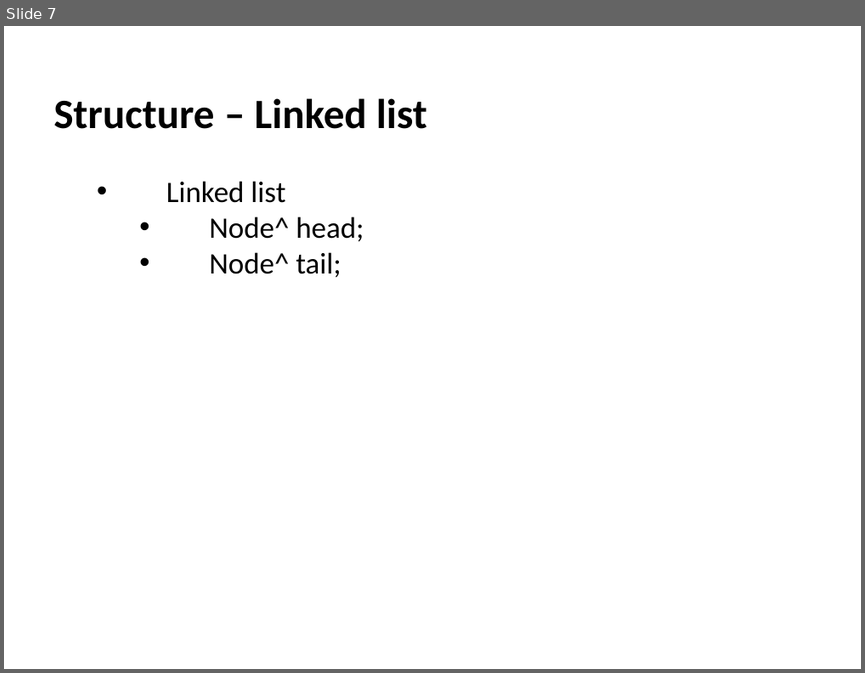
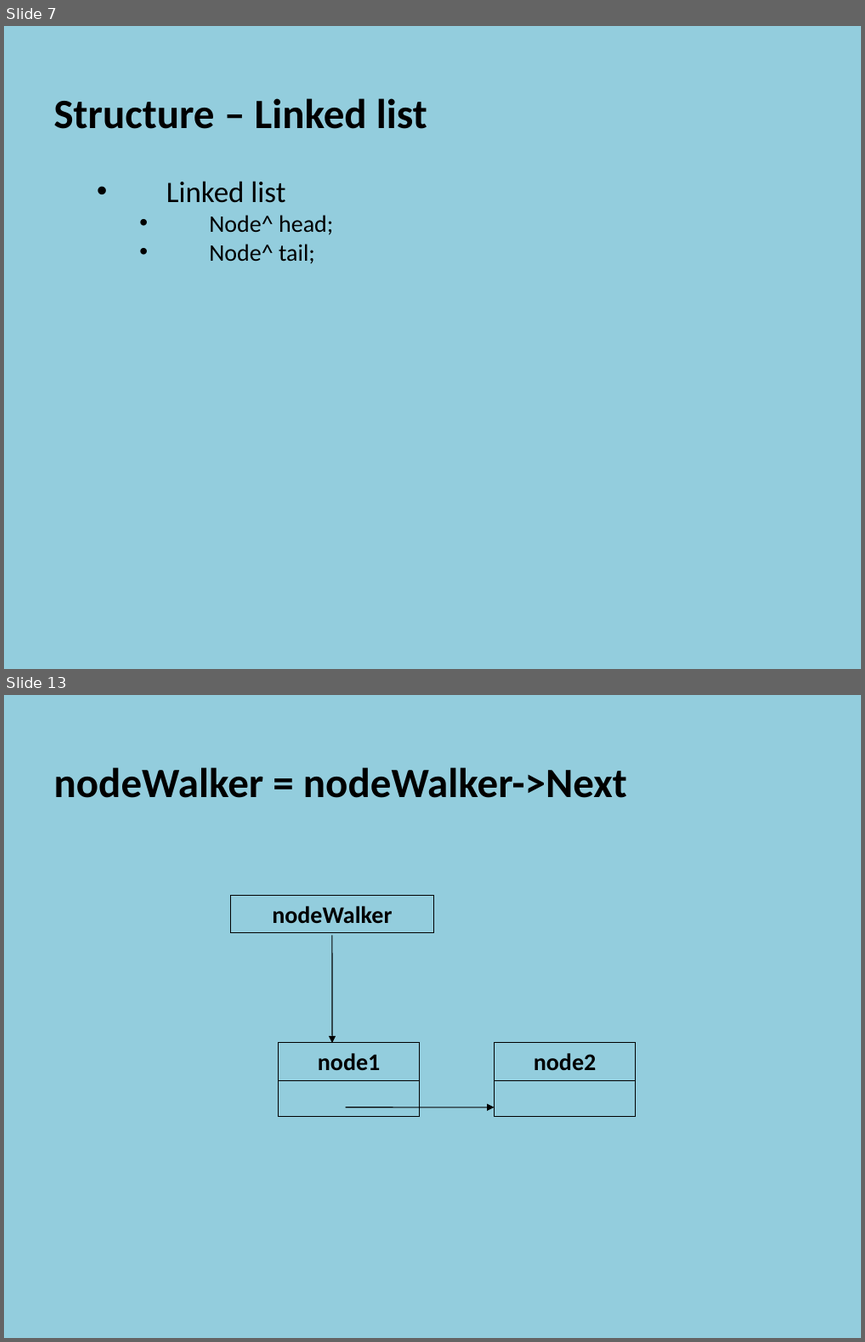
Before and after one commit to szetko/course-materials, a slide deck: Programming 4/03.1 Linked Lists/03.1 Linked Lists.pptx. Shown one above the other, each under a label of ours: slide 7 before the commit, slides 7 and 13 after it; the slides between them are not shown. The pictures are 865x673 and 865x1342 pixels, drawn with LibreOffice and Linux fonts; fonts in the diff are those of the drawing. Boxes give left, top, right and bottom in pixels: in the first picture for what was removed or moved away, otherwise in the second. Text is boxed around its words. In the diff, an @@ line names an element or a change of style, - is before the commit and + after.

```diff
--- a/Programming 4/03.1 Linked Lists/03.1 Linked Lists.pptx
+++ b/Programming 4/03.1 Linked Lists/03.1 Linked Lists.pptx
@@ slide 13 added at box(4, 695, 861, 1338), background #93CDDD @@
@@ text added at box(54, 767, 627, 798), 35 pt, text #000000, bold @@
+  nodeWalker = nodeWalker->Next
@@ group added at box(230, 895, 636, 1116): 5 rectangles, 2 arrows @@
+node1
+node2
+nodeWalker
@@ slide 7 changed as well @@
@@ background #FFFFFF to #93CDDD @@
@@ text at box(209, 215, 333, 264): size 25 to 20 pt in "Node^ head;", "Node^ tail;" @@
```
Also in this commit, not shown: 5 other slides changed, 25 other slides added, 1 slide removed, 1 other file.
